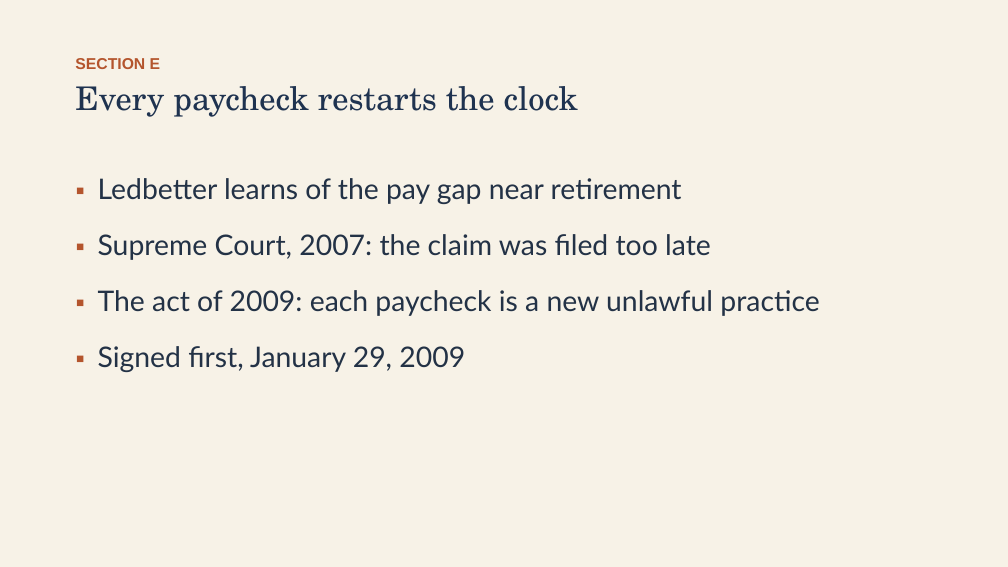
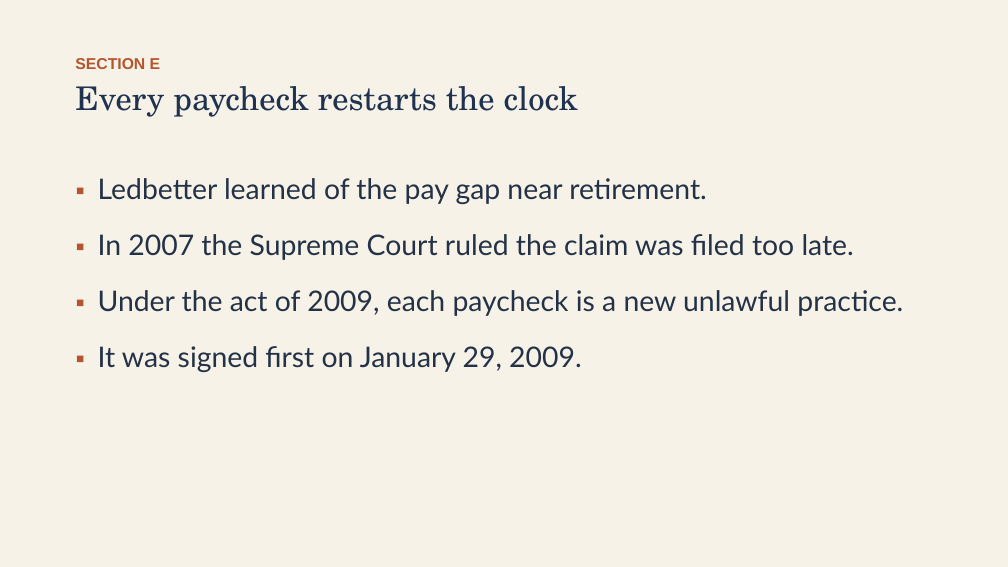
Before and after one commit to ab17gthb/humanities-curriculum-group, a slide deck: slide 19 of modern-america/lesson-07/lesson-07-slides.pptx. Drawn at 1008x567 pixels with LibreOffice and Linux fonts; fonts in the diff are those of the drawing. Boxes give left, top, right and bottom in pixels: in the first picture for what was removed or moved away, otherwise in the second. Text is boxed around its words. In the diff, an @@ line names an element or a change of style, - is before the commit and + after.

```diff
--- a/modern-america/lesson-07/lesson-07-slides.pptx
+++ b/modern-america/lesson-07/lesson-07-slides.pptx
@@ text at (98,178,903,372): text changed @@
-▪ Ledbetter learns of the pay gap near retirement
-▪ Supreme Court, 2007: the claim was filed too late
-▪ The act of 2009: each paycheck is a new unlawful practice
-▪ Signed first, January 29, 2009
+▪ Ledbetter learned of the pay gap near retirement.
+▪ In 2007 the Supreme Court ruled the claim was filed too late.
+▪ Under the act of 2009, each paycheck is a new unlawful practice.
+▪ It was signed first on January 29, 2009.
```
Also in this commit, not shown: 9 other slides changed, 6 other files.
